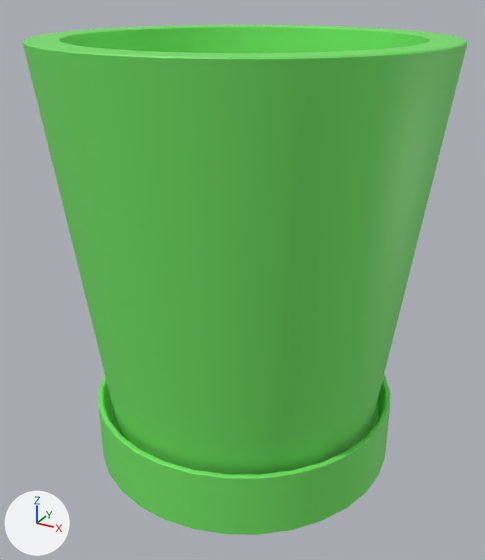
The FBX model ZTGKEngine/res/models/zagadka_kwiaty/donica_zielona.fbx as it was, and as the next commit left it.
Rendered twice from a 50 mm camera at (5.124, 7.791, 2.018) aimed at (4.0, 9.834, 0.997). Every picture has the same lights, and +X, +Y and +Z are marked at lower left. Where no turn or scale is listed for an object, it has been applied to the vertices.

Names of what the first picture shows: 'donica'.
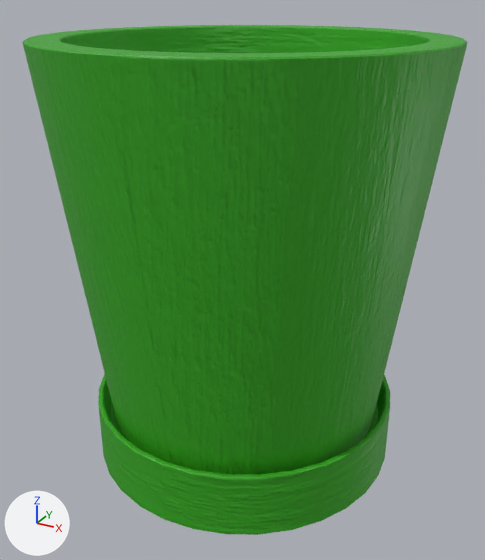
Edits to the scene script, one JSON object a line:
```json
{"op": "add", "block": "img_doniczka_normal_png", "code": ["img_doniczka_normal_png = load_image('doniczka_normal.png', '_unpacked/doniczka_normal.png', 2048, 2048, 'Non-Color')"]}
{"op": "add", "block": "img_doniczka_diffuse_png", "code": ["img_doniczka_diffuse_png = load_image('doniczka_diffuse.png', '_unpacked/doniczka_diffuse.png', 2048, 2048, 'sRGB')"]}
{"op": "add", "block": "mat_don_ziel", "code": ["mat_don_ziel = bpy.data.materials.new('don_ziel')", "# uses the picture img_doniczka_diffuse_png", "# uses the picture img_doniczka_normal_png"]}
{"block": "me_cylinder", "where": "me_cylinder.from_pydata(...)  # 866 vertices, 864 faces; spans x -0.7..0.7, y -0.7..0.7, z -0.91..0.7"}
{"op": "remove", "block": "me_cylinder", "code": "me_cylinder.materials.append(mat_paski_doniczkowe_zielone)  # green #74e765"}
{"op": "add", "block": "me_cylinder", "code": "me_cylinder.materials.append(mat_don_ziel)"}
```

What differs and where, as boxes (x1, y1, x2, y2) in the pictures (485 x 560 px):
```json
{"object": "donica", "change": "recoloured", "before": [22, 25, 467, 535], "after": [22, 25, 467, 535]}
```
